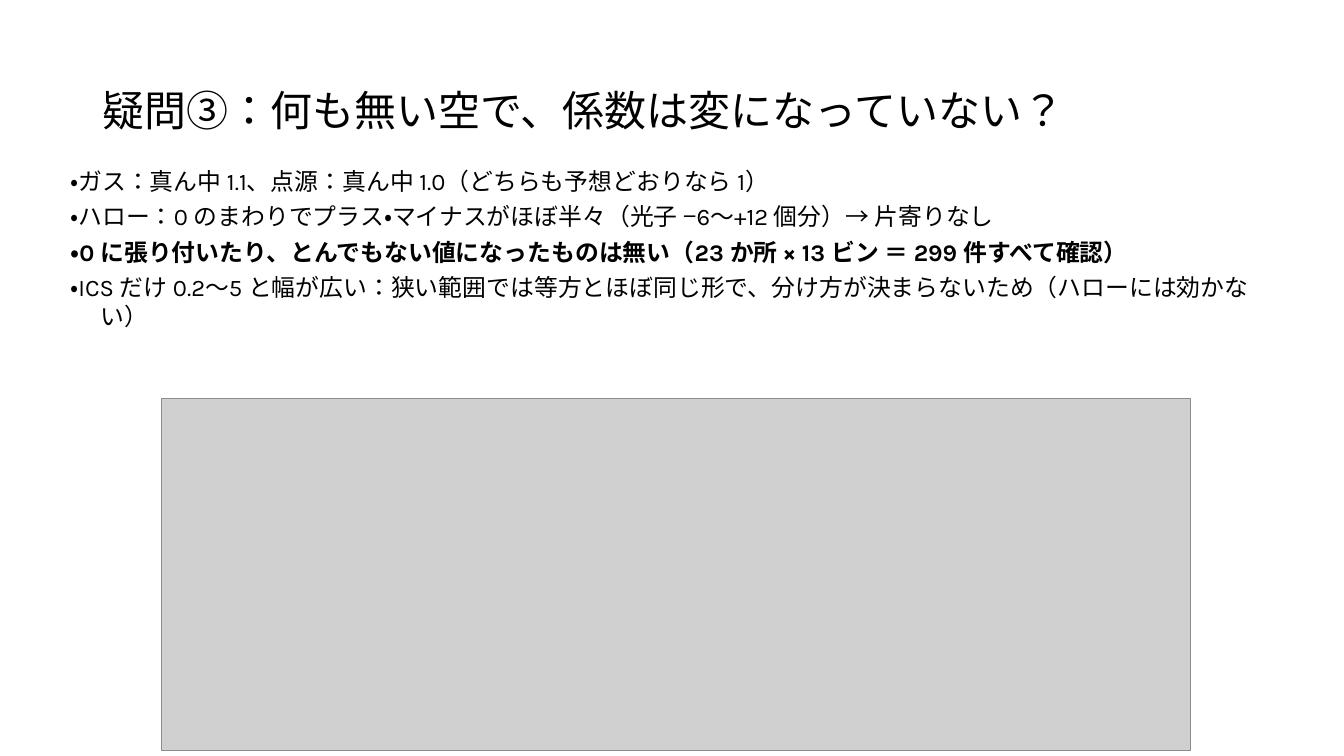
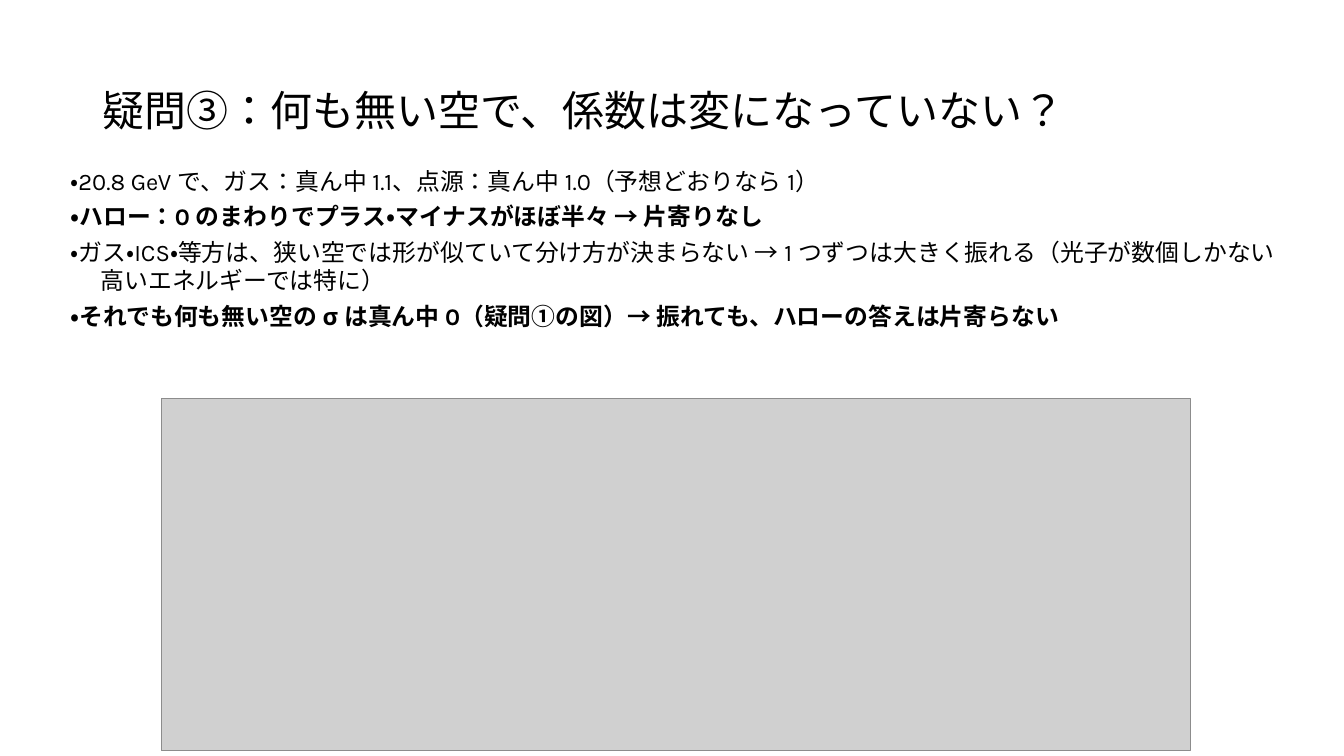
Before and after one commit to Mikann20041029/darkmatter-slides, a slide deck: slide 5 of slides/2026-10-09_研究報告_10枚版.pptx. Drawn at 1344x756 pixels with LibreOffice and Linux fonts; fonts in the diff are those of the drawing; grey boxes stand for pictures. Boxes give left, top, right and bottom in pixels: in the first picture for what was removed or moved away, otherwise in the second. Text is boxed around its words. In the diff, an @@ line names an element or a change of style, - is before the commit and + after.

```diff
--- a/slides/2026-10-09_研究報告_10枚版.pptx
+++ b/slides/2026-10-09_研究報告_10枚版.pptx
@@ text at (x1=70, y1=169, x2=1275, y2=328): text changed @@
-・ガス：真ん中 1.1、点源：真ん中 1.0（どちらも予想どおりなら 1）
-・ハロー：0 のまわりでプラス・マイナスがほぼ半々（光子 −6〜+12 個分）→ 片寄りなし
-・0 に張り付いたり、とんでもない値になったものは無い（23 か所 × 13 ビン ＝ 299 件すべて確認）
-・ICS だけ 0.2〜5 と幅が広い：狭い範囲では等方とほぼ同じ形で、分け方が決まらないため（ハローには効かない）
+・20.8 GeV で、ガス：真ん中 1.1、点源：真ん中 1.0（予想どおりなら 1）
+・ハロー：0 のまわりでプラス・マイナスがほぼ半々 → 片寄りなし
+・ガス・ICS・等方は、狭い空では形が似ていて分け方が決まらない → 1 つずつは大きく振れる（光子が数個しかない高いエネルギーでは特に）
+・それでも何も無い空の σ は真ん中 0（疑問①の図）→ 振れても、ハローの答えは片寄らない
```
Also in this commit, not shown: 1 other slide changed.
